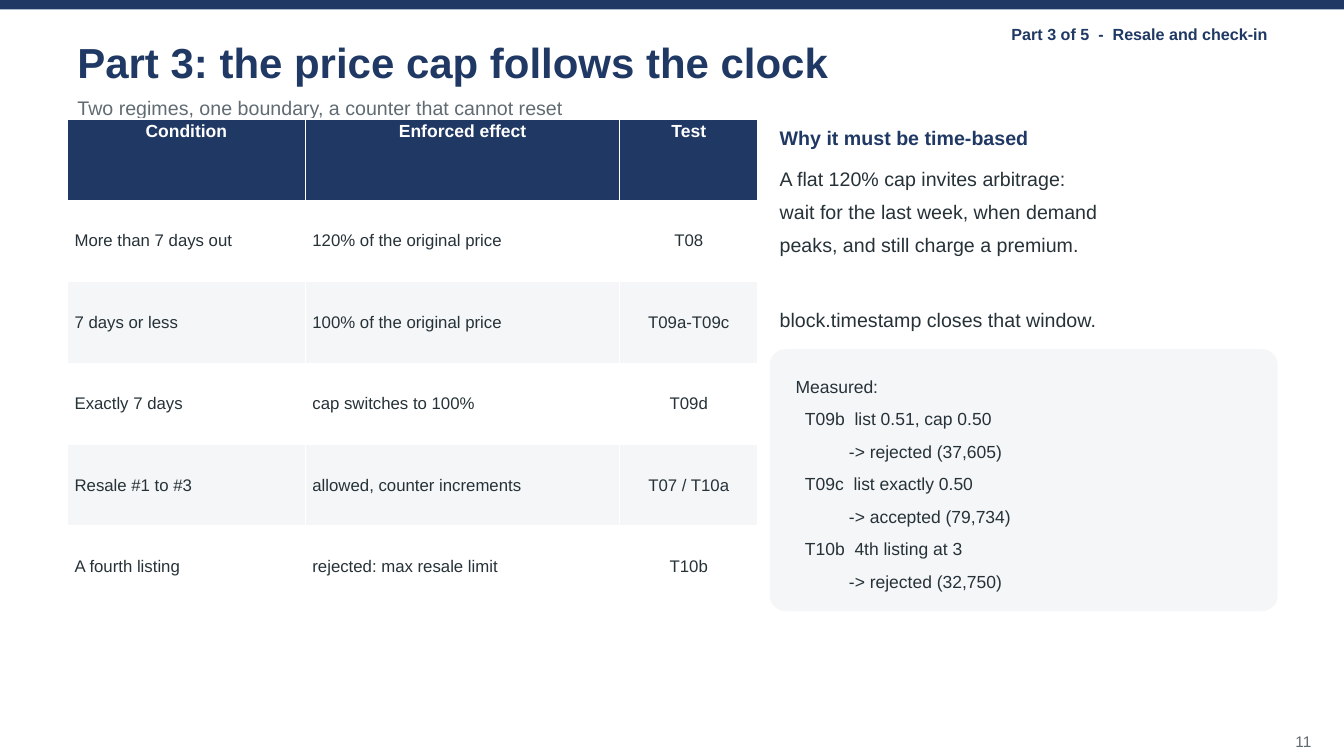
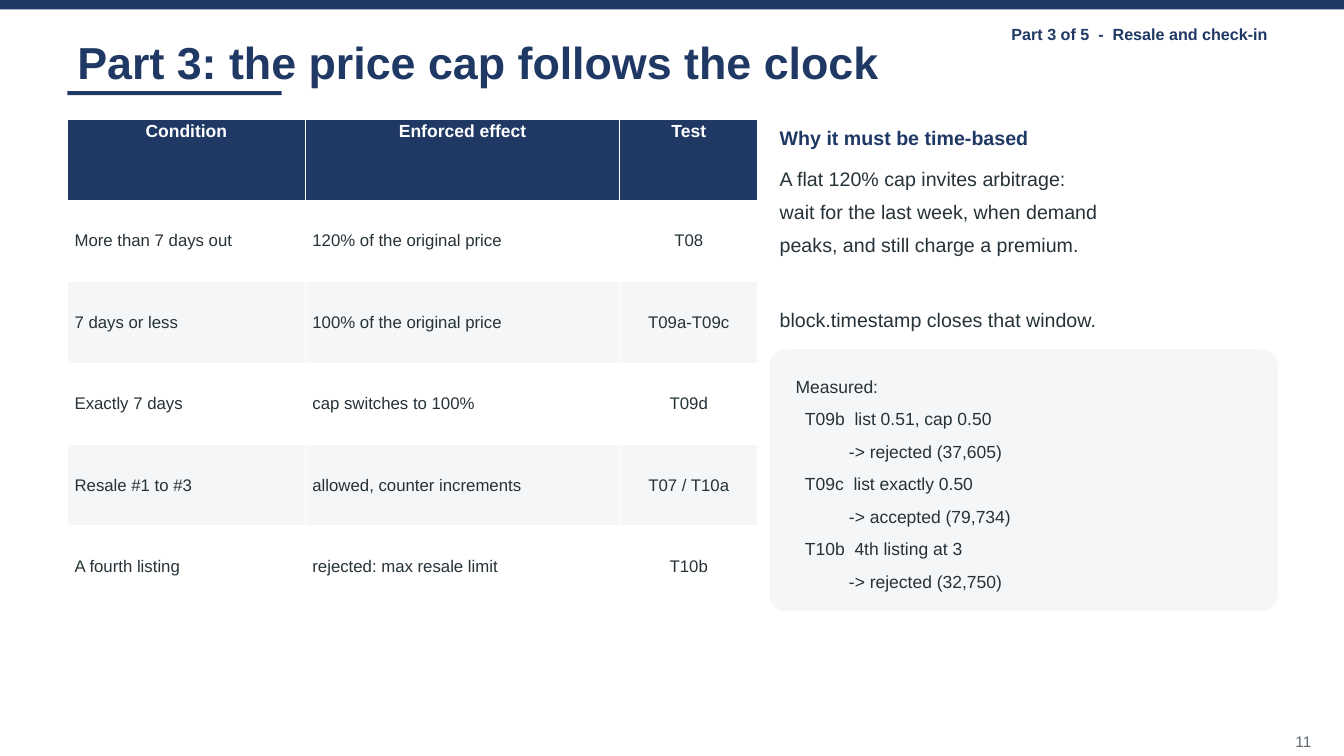
Before and after one commit to wangzai-dao/FTEC5520_AntiScalping, a slide deck: slide 11 of presentation/final_presentation.pptx. Drawn at 1344x756 pixels with LibreOffice and Linux fonts; fonts in the diff are those of the drawing. Boxes give left, top, right and bottom in pixels: in the first picture for what was removed or moved away, otherwise in the second. Text is boxed around its words. In the diff, an @@ line names an element or a change of style, - is before the commit and + after.

Commit message:
Remove the subtitle line under every slide title
The grey kicker under each title ('No page builds a raw transaction', 'Every
negative case is forced on chain', ...) is gone. In its place a short rule in the
part colour sits under the title, so the title band still reads as a band without
repeating the headline in smaller type.

Titles grow by 2 pt to fill the space: 32 / 29 / 26 pt by length (was 30 / 27 / 24).
title_bar() keeps the kicker argument so call sites did not change; it is simply
no longer drawn.

```diff
--- a/presentation/final_presentation.pptx
+++ b/presentation/final_presentation.pptx
@@ text "Part 3: the price cap ..." at box(77, 46, 879, 88): size 30 to 32 pt @@
@@ rectangle added at box(68, 92, 282, 96), fill #1F3864 @@
@@ text removed at box(77, 101, 563, 118) @@
-Two regimes, one boundary, a counter that cannot reset
```
Also in this commit, not shown: 15 other slides changed, 1 other file.
